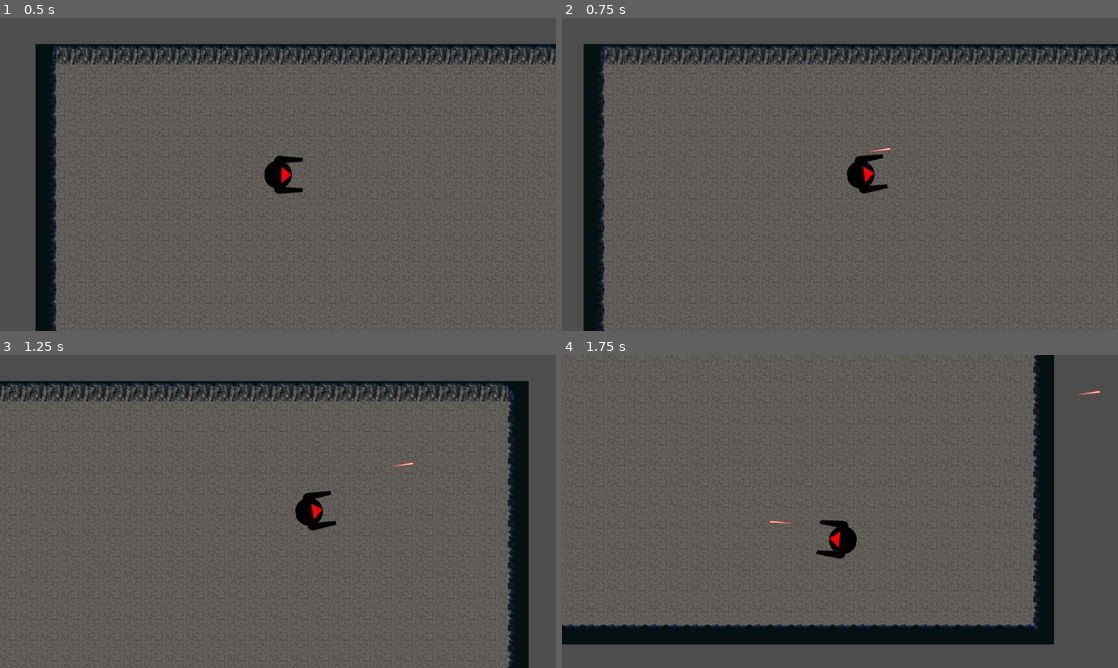
Above: before the commit, frames 1-4 (two rows, left to right).
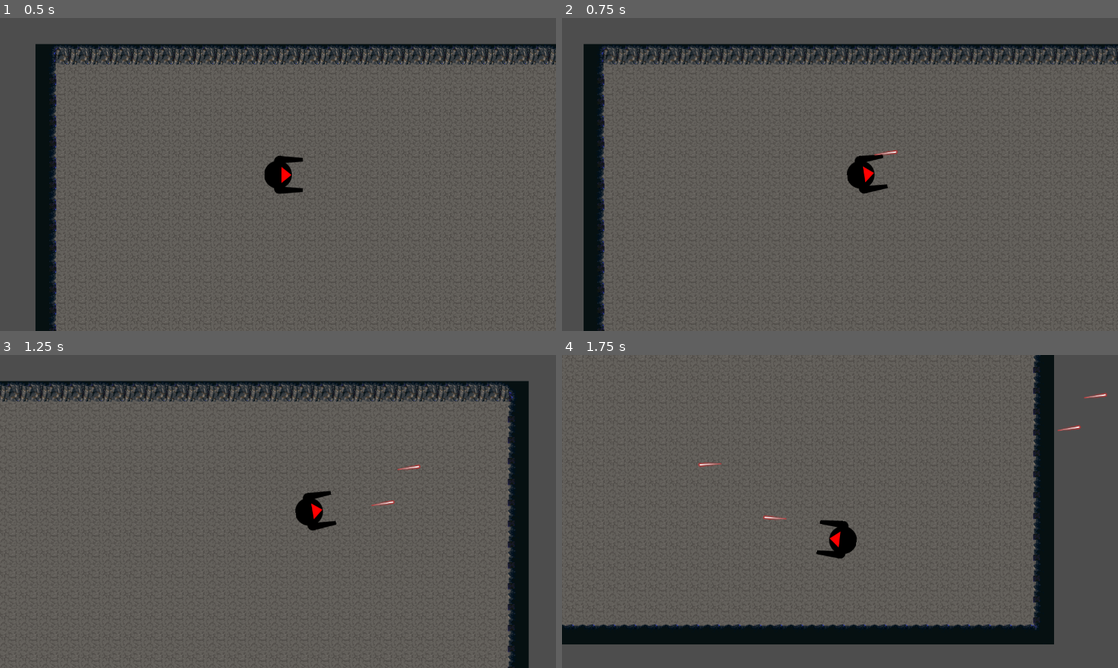
Above: after the commit, the same moments.

Repository: JehtBlack/tiny-creatures
Game: Godot game, scene res://scenes/super_level.tscn
The game is run twice, just before and just after one commit, with the same random seed, the same clock (stepped at 60 frames per second) and the same inputs.
Inputs (mouse positions are in pixels of both pictures, inside the frame that each line leads up to):
- Up to frame 1 (0.5 s): no input
- Up to frame 2 (0.75 s): tap Enter at 0.5 s; move the mouse to (962, 158) at 0.52 s; hold D (Right) from 0.53 s (still down); click (962, 158) at 0.6 s
- Up to frame 3 (1.25 s): keep holding D (Right); right-click (400, 495) at 0.8 s
- Up to frame 4 (1.75 s): move the mouse to (728, 527) at 1.27 s; release D (Right) at 1.28 s; hold S (Backward) from 1.28 s (still down); right-click (728, 527) at 1.35 s; click (728, 527) at 1.55 s

Frame 1 is identical in both runs. In frame 2, less than 0.1% of the frame differs, in the area x 55-61%, y 41-44%; in frame 3, 0.1%; in frame 4, 0.2%, in the area x 24-98%, y 11-55%.

Commit message:
Split sides for shooting

Diff:
--- a/project.godot
+++ b/project.godot
@@ -54,9 +54,15 @@
 , Object(InputEventJoypadButton,"resource_local_to_scene":false,"resource_name":"","device":-1,"button_index":12,"pressure":0.0,"pressed":false,"script":null)
 ]
 }
-Shoot={
+ShootLeft={
 "deadzone": 0.5,
 "events": [Object(InputEventMouseButton,"resource_local_to_scene":false,"resource_name":"","device":-1,"window_id":0,"a …(253 unchanged characters)…
+, Object(InputEventJoypadButton,"resource_local_to_scene":false,"resource_name":"","device":-1,"button_index":9,"pressure":0.0,"pressed":false,"script":null)
+]
+}
+ShootRight={
+"deadzone": 0.5,
+"events": [Object(InputEventMouseButton,"resource_local_to_scene":false,"resource_name":"","device":-1,"window_id":0,"alt_pressed":false,"shift_pressed":false,"ctrl_pressed":false,"meta_pressed":false,"button_mask":0,"position":Vector2(0, 0),"global_position":Vector2(0, 0),"factor":1.0,"button_index":2,"canceled":false,"pressed":false,"double_click":false,"script":null)
 , Object(InputEventJoypadButton,"resource_local_to_scene":false,"resource_name":"","device":-1,"button_index":10,"pressure":0.0,"pressed":false,"script":null)
 ]
 }
--- a/scenes/player.gd
+++ b/scenes/player.gd
@@ -11,8 +11,7 @@
 		look_at(get_global_mouse_position())
 	var input_direction = Input.get_vector("Left", "Right", "Forward", "Backward")
 	velocity = input_direction * speed
-	if Input.is_action_just_pressed("Shoot"):
-		shoot()
+	shoot()
 
 
 func _physics_process(delta):
@@ -28,6 +27,11 @@
 
 
 func shoot():
-	var b = Bullet.instantiate()
-	owner.add_child(b)
-	b.transform = $Muzzle.global_transform
+	if Input.is_action_just_pressed("ShootLeft"):
+		var b = Bullet.instantiate()
+		owner.add_child(b)
+		b.transform = $MuzzleLeft.global_transform
+	if Input.is_action_just_pressed("ShootRight"):
+		var b = Bullet.instantiate()
+		owner.add_child(b)
+		b.transform = $MuzzleRight.global_transform
--- a/scenes/player.tscn
+++ b/scenes/player.tscn
@@ -20,5 +20,8 @@
 [node name="CollisionShape2D" type="CollisionShape2D" parent="."]
 shape = SubResource("CircleShape2D_ldg6g")
 
-[node name="Muzzle" type="Marker2D" parent="."]
-position = Vector2(17, -42)
+[node name="MuzzleLeft" type="Marker2D" parent="."]
+position = Vector2(30, -33)
+
+[node name="MuzzleRight" type="Marker2D" parent="."]
+position = Vector2(30, 36)
Not shown: 1 places in scenes/cave.tres that only renumber resources
